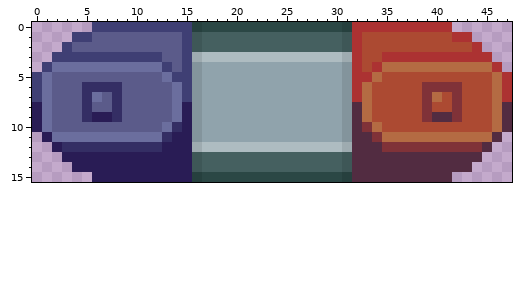
Two versions of one pixel-art sprite, HUD/level_title.png. Above, as it was before the edit.
The file is 96x32 pixels, drawn in blocks of 2x2; one block is one cell here.
After:
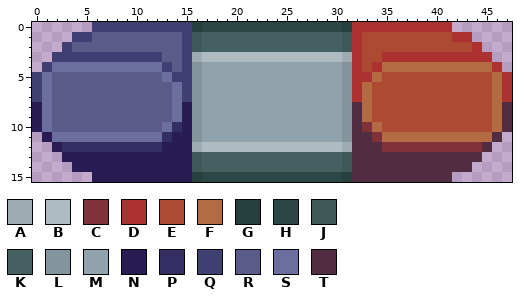
Palette (. is transparent): A #9eabb0  B #aebcc1  C #803238  D #ac3232  E #ac4a32  F #b46b43  G #26403e  H #2b4745  J #3e5757  K #456060  L #83949c  M #90a3ac  N #291c55  P #342e64  Q #3f3f74  R #5b5b8a  S #6b6e9e  T #522c41
Author's note on the commit: made level title plaque prettier
Edits made:
Changed rows in their new state; - is an unchanged pixel.
first column x 5:
 6 RRRR------------------------------EEEE
 7 RR-R------------------------------EE-E
 8 R--R------------------------------E--E
 9 RRRR------------------------------EEEE
Pixel boxes of the changes (left, top, right, bottom) in both pictures:
changed: (82, 82, 122, 122)
changed: (422, 82, 462, 122)
